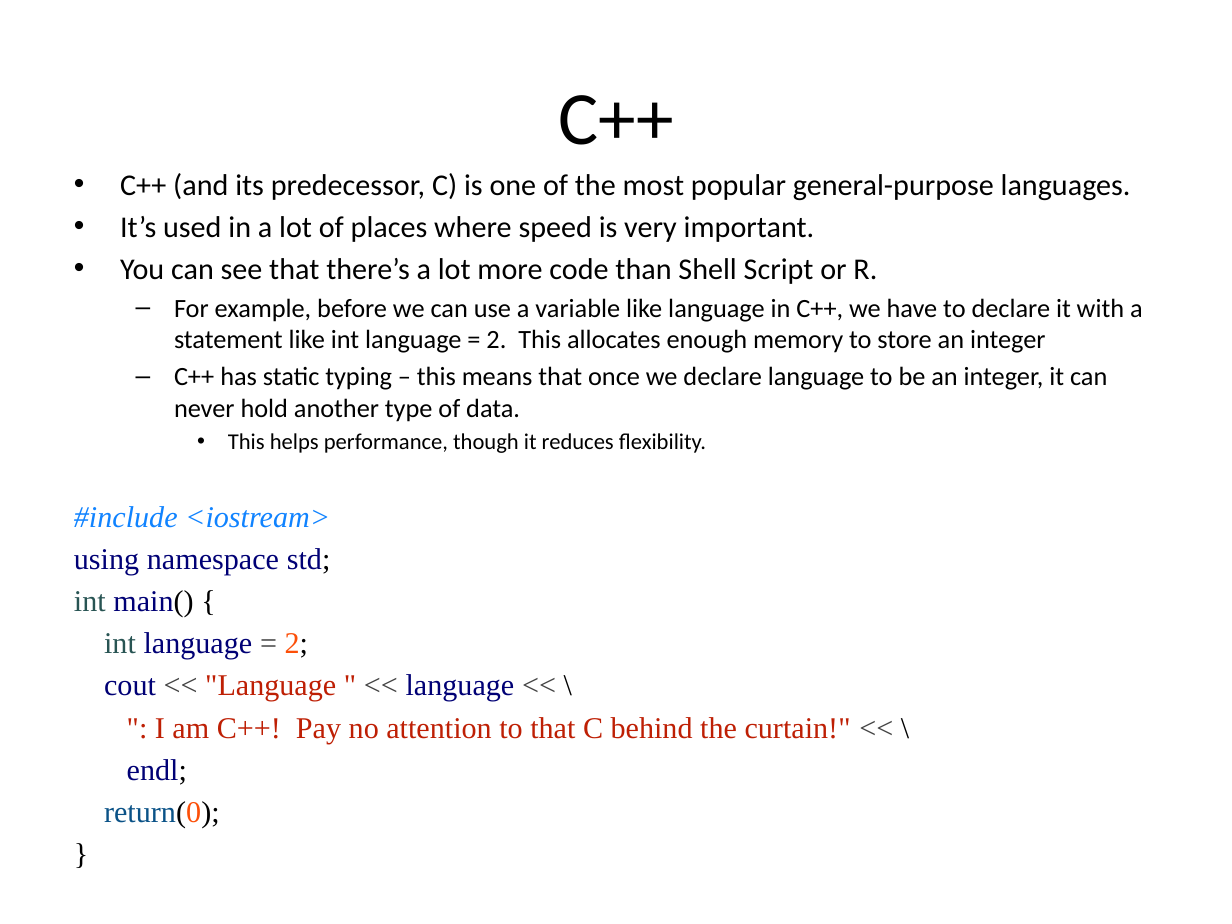
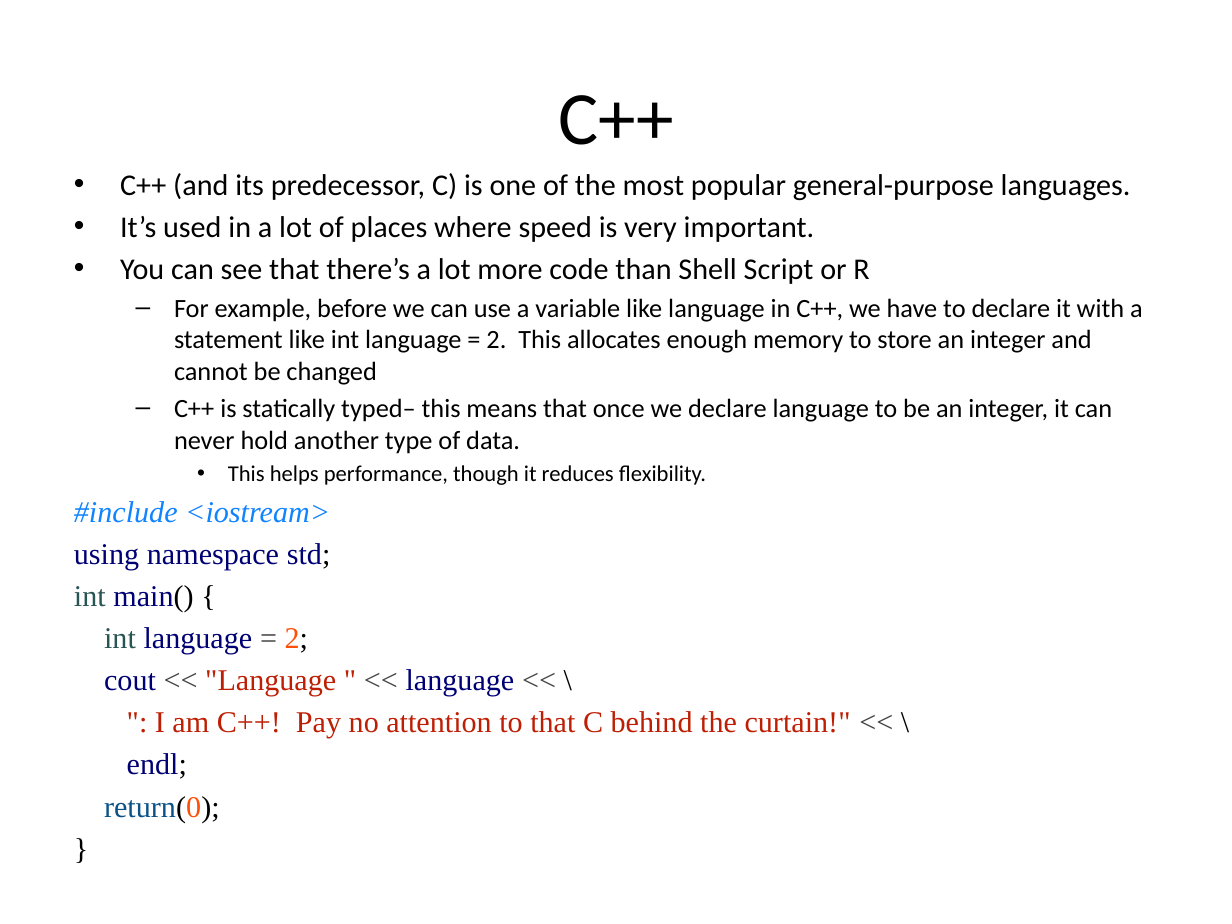
Before and after one commit to zengm71/Course-Overview, a slide deck: slide 25 of week_1/1.1 - 1.5 Intro to Python.pptx. Drawn at 1232x924 pixels with LibreOffice and Linux fonts; fonts in the diff are those of the drawing. Boxes give left, top, right and bottom in pixels: in the first picture for what was removed or moved away, otherwise in the second. Text is boxed around its words. In the diff, an @@ line names an element or a change of style, - is before the commit and + after.

```diff
--- a/week_1/1.1 - 1.5 Intro to Python.pptx
+++ b/week_1/1.1 - 1.5 Intro to Python.pptx
@@ text at (120, 258, 1143, 454): text changed @@
-• You can see that there’s a lot more code than Shell Script or R.
-  – For example, before we can use a variable like language in C++, we have to declare it with a statement like int language = 2. This allocates enough memory to store an integer
-  – C++ has static typing – this means that once we declare language to be an integer, it can never hold another type of data.
+• You can see that there’s a lot more code than Shell Script or R
+  – For example, before we can use a variable like language in C++, we have to declare it with a statement like int language = 2. This allocates enough memory to store an integer and cannot be changed
+  – C++ is statically typed– this means that once we declare language to be an integer, it can never hold another type of data.
```
Also in this commit, not shown: 5 other slides changed, 4 other files.
